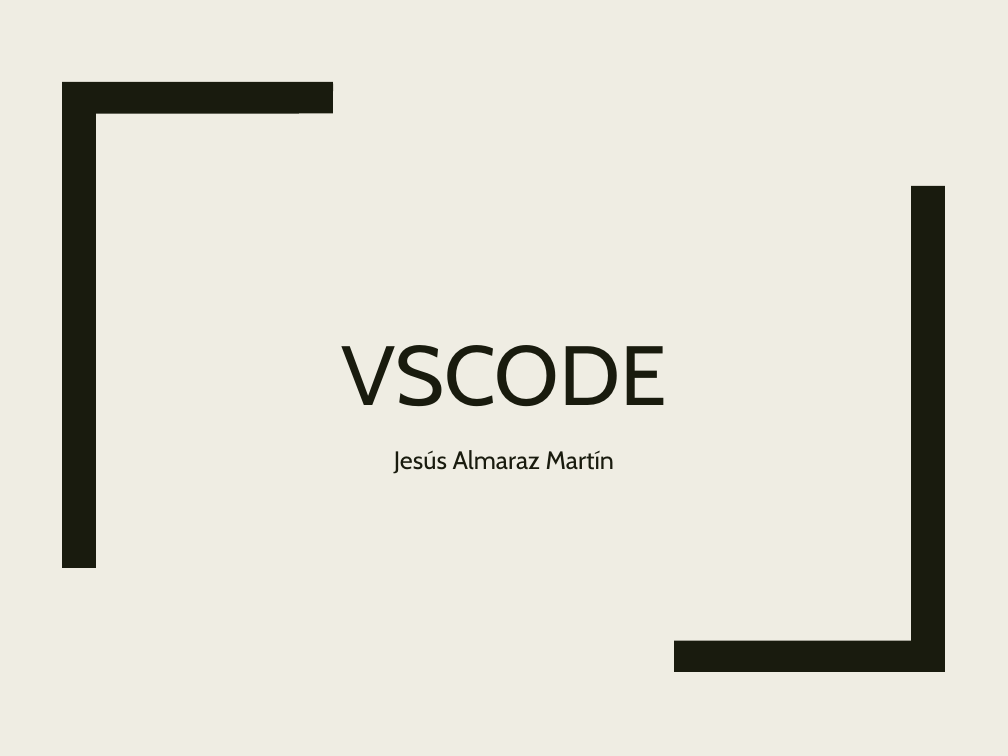
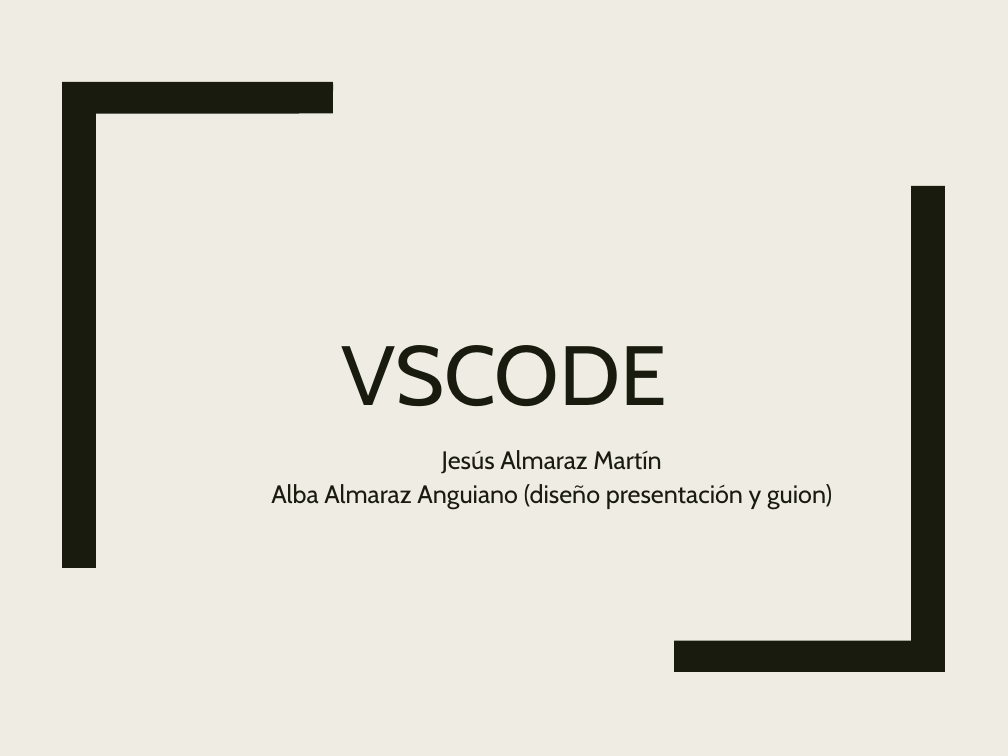
Before and after one commit to JalmarazMartn/dotnetrioja1, a slide deck: slide 1 of VSCODE Extensiones.ppt. Drawn at 1008x756 pixels with LibreOffice and Linux fonts; fonts in the diff are those of the drawing. Boxes give left, top, right and bottom in pixels: in the first picture for what was removed or moved away, otherwise in the second. Text is boxed around its words. In the diff, an @@ line names an element or a change of style, - is before the commit and + after.

```diff
--- a/VSCODE Extensiones.ppt
+++ b/VSCODE Extensiones.ppt
@@ subtitle at (x1=271, y1=484, x2=832, y2=509): paragraph added @@
+Alba Almaraz Anguiano (diseño presentación y guion)
```
Also in this commit, not shown: 3 other slides changed.
